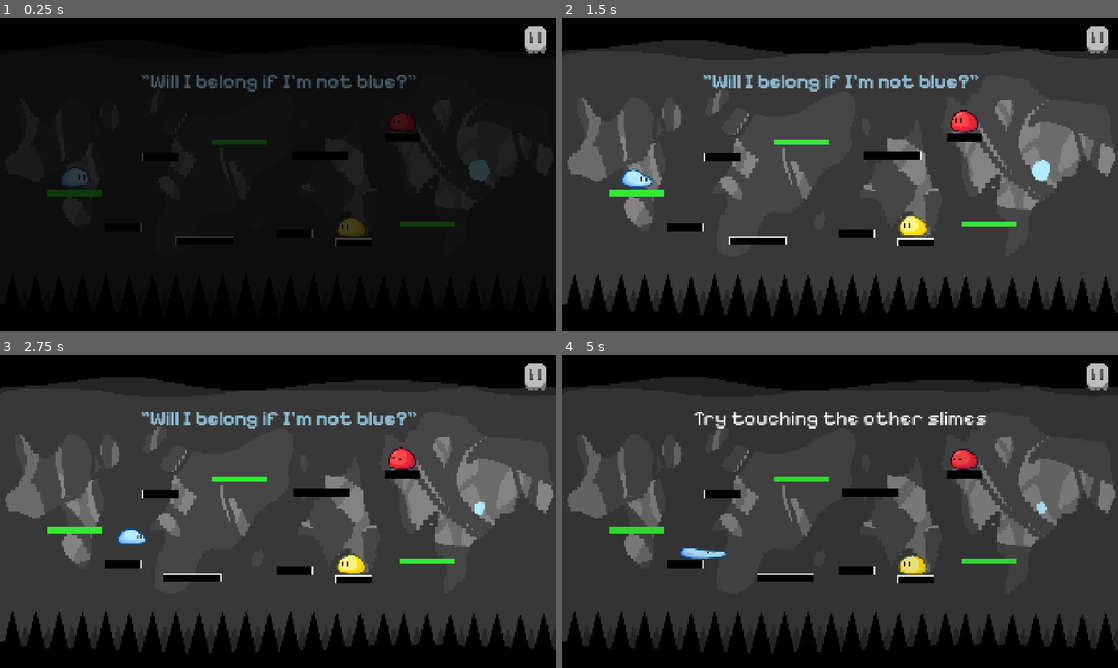
Above: before the commit, frames 1-4 (two rows, left to right).
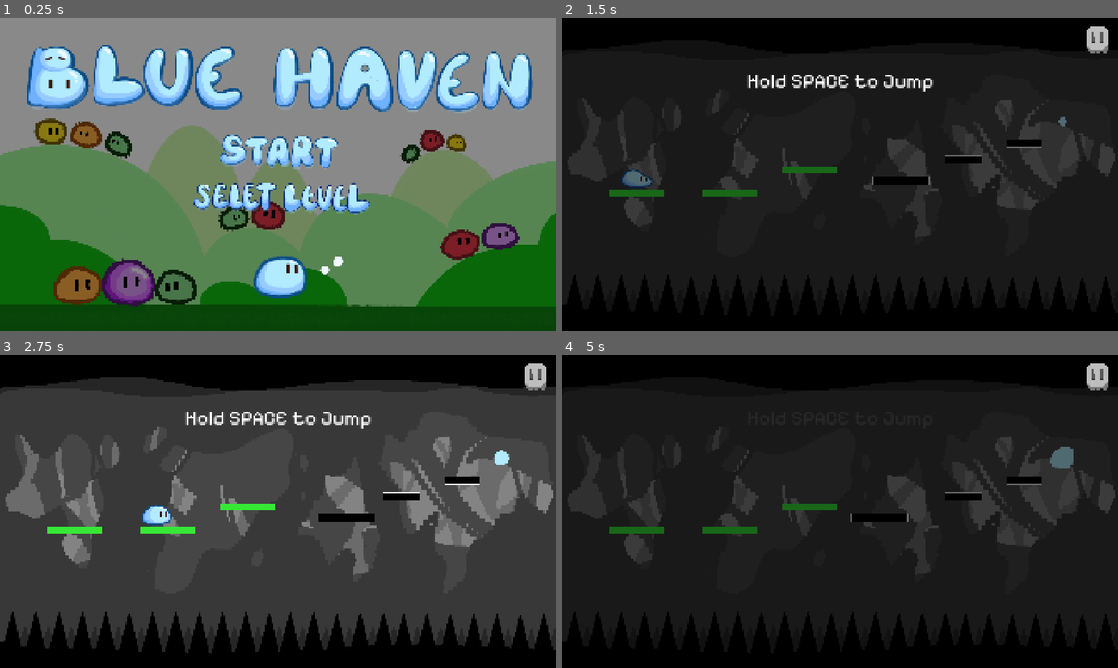
Above: after the commit, the same moments.

Repository: JianiLi98/Blue-Haven
Game: Godot game, scene res://scenes/start.tscn
The game is run twice, just before and just after one commit, with the same random seed, the same clock (stepped at 60 frames per second) and the same inputs. Before the commit the project starts from res://scenes/Main2.tscn.
Inputs (mouse positions are in pixels of both pictures, inside the frame that each line leads up to):
- Up to frame 1 (0.25 s): no input
- Up to frame 2 (1.5 s): click (840, 152) at 0.52 s; hold Up (ui_up) from 1.28 s (still down); hold Space (jump) from 1.28 s (still down)
- Up to frame 3 (2.75 s): keep holding Up (ui_up); release Space (jump) at 2.03 s; tap Space (jump) at 2.1, 2.27, 2.57 s
- Up to frame 4 (5 s): release Up (ui_up) at 2.78 s; hold Down (ui_down) 2.78-3.53 s; hold Space (jump) 2.78-3.53 s; hold Up (ui_up) from 3.53 s (still down); tap Space (jump) at 3.6, 3.77, 4.07 s; hold Space (jump) from 4.28 s (still down); tap Escape (ui_cancel) at 4.9 s

The runs differ from the first frame. In frame 1, 99% of the frame differs, in the area x 0-100%, y 0-100%; in frame 2, 75%; in frame 3, 5.4%; in frame 4, 75%.

Commit message:
added select-level menu

Diff:
--- /dev/null
+++ b/SelectLevel.tscn
@@ -0,0 +1,78 @@
+[gd_scene load_steps=10 format=3 uid="uid://cse6mpb178o3n"]
+
+[ext_resource type="Script" path="res://scripts/select_level.gd" id="1_3kmym"]
+[ext_resource type="Texture2D" uid="uid://daq34k4732ju6" path="res://assets/fonts/1.png" id="2_3kmym"]
+[ext_resource type="Texture2D" uid="uid://c15l1m75jwj83" path="res://assets/fonts/1_hover.png" id="3_skfyt"]
+[ext_resource type="Texture2D" uid="uid://bqxey6bhbtsed" path="res://assets/fonts/2.png" id="4_okid2"]
+[ext_resource type="Texture2D" uid="uid://yhbwxwch7g8f" path="res://assets/fonts/2_hover.png" id="5_mhxap"]
+[ext_resource type="Texture2D" uid="uid://xorc50ayc0xq" path="res://assets/fonts/3.png" id="6_61oc2"]
+[ext_resource type="Texture2D" uid="uid://bto2bc7rk3v81" path="res://assets/fonts/3_hover.png" id="7_8e6ej"]
+[ext_resource type="FontFile" uid="uid://bsijbqsdnsrt7" path="res://assets/PixelifySans-VariableFont_wght.ttf" id="8_3kmym"]
+
+[sub_resource type="StyleBoxFlat" id="StyleBoxFlat_3kmym"]
+bg_color = Color(0, 0.105882, 0.25098, 0.933333)
+
+[node name="LevelSelectUI" type="CanvasLayer"]
+script = ExtResource("1_3kmym")
+
+[node name="Dimmer" type="ColorRect" parent="."]
+visible = false
+anchors_preset = 15
+anchor_right = 1.0
+anchor_bottom = 1.0
+grow_horizontal = 2
+grow_vertical = 2
+color = Color(0, 0, 0, 0.556863)
+
+[node name="Panel" type="Panel" parent="."]
+anchors_preset = 8
+anchor_left = 0.5
+anchor_top = 0.5
+anchor_right = 0.5
+anchor_bottom = 0.5
+offset_left = -480.0
+offset_top = -228.0
+offset_right = 480.0
+offset_bottom = 308.0
+grow_horizontal = 2
+grow_vertical = 2
+theme_override_styles/panel = SubResource("StyleBoxFlat_3kmym")
+
+[node name="VBoxContainer" type="HBoxContainer" parent="Panel"]
+layout_mode = 1
+anchors_preset = -1
+anchor_left = 0.5
+anchor_top = 0.5
+anchor_right = 0.5
+anchor_bottom = 0.5
+offset_left = -301.0
+offset_top = -152.0
+offset_right = 299.0
+offset_bottom = 7.0
+theme_override_constants/separation = 180
+alignment = 1
+
+[node name="Level1Button" type="TextureButton" parent="Panel/VBoxContainer"]
+layout_mode = 2
+texture_normal = ExtResource("2_3kmym")
+texture_hover = ExtResource("3_skfyt")
+
+[node name="Level2Button" type="TextureButton" parent="Panel/VBoxContainer"]
+layout_mode = 2
+texture_normal = ExtResource("4_okid2")
+texture_hover = ExtResource("5_mhxap")
+
+[node name="Level3Button" type="TextureButton" parent="Panel/VBoxContainer"]
+layout_mode = 2
+texture_normal = ExtResource("6_61oc2")
+texture_hover = ExtResource("7_8e6ej")
+
+[node name="CloseButton" type="Button" parent="Panel"]
+layout_mode = 2
+offset_left = 339.0
+offset_top = 349.0
+offset_right = 619.0
+offset_bottom = 453.0
+theme_override_fonts/font = ExtResource("8_3kmym")
+theme_override_font_sizes/font_size = 75
+text = "Close"
--- a/project.godot
+++ b/project.godot
@@ -11,7 +11,7 @@
 [application]
 
 config/name="Slime-Go"
-run/main_scene="uid://c4y3o5dfbpjdw"
+run/main_scene="uid://dm4r7rd3gts8a"
 config/features=PackedStringArray("4.4", "Forward Plus")
 config/icon="res://icon.svg"
 
--- a/scenes/Main.tscn
+++ b/scenes/Main.tscn
@@ -13,6 +13,10 @@
 [ext_resource type="Texture2D" uid="uid://1df6vucyu8v7" path="res://assets/pause_pressed.png" id="10_wp0k4"]
 [ext_resource type="Texture2D" uid="uid://b2j42tbeimk5r" path="res://assets/pause_hover.png" id="11_wp0k4"]
 [ext_resource type="FontFile" uid="uid://bsijbqsdnsrt7" path="res://assets/PixelifySans-VariableFont_wght.ttf" id="12_bjd11"]
+[ext_resource type="Texture2D" uid="uid://bmtq82s5now1m" path="res://assets/fonts/continue.png" id="14_3p2gp"]
+[ext_resource type="Texture2D" uid="uid://b18npqdfr6tmc" path="res://assets/fonts/continue_hover.png" id="15_cvmbd"]
+[ext_resource type="Texture2D" uid="uid://bnxyepgy8w86c" path="res://assets/fonts/exit.png" id="16_ft6cd"]
+[ext_resource type="Texture2D" uid="uid://fm0lfwe1udxn" path="res://assets/fonts/exit_hover.png" id="17_bb450"]
 
 [sub_resource type="GDScript" id="GDScript_rarhs"]
 script/source = "extends TextureRect
@@ -155,25 +159,25 @@
 theme_override_font_sizes/font_size = 180
 text = "PAUSED"
 
-[node name="ContinueButton" type="Button" parent="PauseUI/Control/PausePanel"]
+[node name="ContinueButton" type="TextureButton" parent="PauseUI/Control/PausePanel"]
 layout_mode = 0
-offset_left = 728.0
-offset_top = 536.0
-offset_right = 1184.0
-offset_bottom = 664.0
-theme_override_fonts/font = ExtResource("12_bjd11")
-theme_override_font_sizes/font_size = 100
-text = "CONTINUE"
+offset_left = 710.0
+offset_top = 517.0
+offset_right = 1345.0
+offset_bottom = 677.0
+scale = Vector2(0.8, 0.8)
+texture_normal = ExtResource("14_3p2gp")
+texture_hover = ExtResource("15_cvmbd")
 
-[node name="ExitButton" type="Button" parent="PauseUI/Control/PausePanel"]
+[node name="ExitButton" type="TextureButton" parent="PauseUI/Control/PausePanel"]
 layout_mode = 0
-offset_left = 840.0
-offset_top = 656.0
-offset_right = 1064.0
-offset_bottom = 784.0
-theme_override_fonts/font = ExtResource("12_bjd11")
-theme_override_font_sizes/font_size = 100
-text = "EXIT"
+offset_left = 838.0
+offset_top = 658.0
+offset_right = 1168.0
+offset_bottom = 828.0
+scale = Vector2(0.75, 0.75)
+texture_normal = ExtResource("16_ft6cd")
+texture_hover = ExtResource("17_bb450")
 
 [connection signal="pressed" from="PauseUI/Control/PauseButton" to="PauseUI" method="pause"]
 [connection signal="pressed" from="PauseUI/Control/PauseButton" to="PauseUI" method="_on_pause_button_pressed"]
--- a/scenes/Main2.tscn
+++ b/scenes/Main2.tscn
@@ -17,6 +17,10 @@
 [ext_resource type="Script" uid="uid://blv0aunisrhw8" path="res://scenes/switch.gd" id="13_6ytyv"]
 [ext_resource type="SpriteFrames" uid="uid://ct7hef3jb2et7" path="res://tres/color.tres" id="13_m2ten"]
 [ext_resource type="Script" uid="uid://d384bap7hamwj" path="res://scenes/yellowswitch.gd" id="15_ffkxm"]
+[ext_resource type="Texture2D" uid="uid://bnxyepgy8w86c" path="res://assets/fonts/exit.png" id="18_orwa5"]
+[ext_resource type="Texture2D" uid="uid://fm0lfwe1udxn" path="res://assets/fonts/exit_hover.png" id="19_b3540"]
+[ext_resource type="Texture2D" uid="uid://bmtq82s5now1m" path="res://assets/fonts/continue.png" id="20_h0cpg"]
+[ext_resource type="Texture2D" uid="uid://b18npqdfr6tmc" path="res://assets/fonts/continue_hover.png" id="21_jyi5u"]
 
 [sub_resource type="CapsuleShape2D" id="CapsuleShape2D_m2ten"]
 radius = 91.0
@@ -189,25 +193,25 @@
 theme_override_font_sizes/font_size = 180
 text = "PAUSED"
 
-[node name="ContinueButton" type="Button" parent="PauseUI/Control/PausePanel"]
+[node name="ExitButton" type="TextureButton" parent="PauseUI/Control/PausePanel"]
 layout_mode = 0
-offset_left = 728.0
-offset_top = 536.0
-offset_right = 1184.0
-offset_bottom = 664.0
-theme_override_fonts/font = ExtResource("6_tyifh")
-theme_override_font_sizes/font_size = 100
-text = "CONTINUE"
-
-[node name="ExitButton" type="Button" parent="PauseUI/Control/PausePanel"]
+offset_left = 838.0
+offset_top = 658.0
+offset_right = 1168.0
+offset_bottom = 828.0
+scale = Vector2(0.75, 0.75)
+texture_normal = ExtResource("18_orwa5")
+texture_hover = ExtResource("19_b3540")
+
+[node name="ContinueButton" type="TextureButton" parent="PauseUI/Control/PausePanel"]
 layout_mode = 0
-offset_left = 840.0
-offset_top = 656.0
-offset_right = 1064.0
-offset_bottom = 784.0
-theme_override_fonts/font = ExtResource("6_tyifh")
-theme_override_font_sizes/font_size = 100
-text = "EXIT"
+offset_left = 710.0
+offset_top = 517.0
+offset_right = 1345.0
+offset_bottom = 677.0
+scale = Vector2(0.8, 0.8)
+texture_normal = ExtResource("20_h0cpg")
+texture_hover = ExtResource("21_jyi5u")
 
 [node name="Tutorial" type="CanvasLayer" parent="."]
 
--- a/scenes/Main3.tscn
+++ b/scenes/Main3.tscn
@@ -15,6 +15,10 @@
 [ext_resource type="FontFile" uid="uid://bsijbqsdnsrt7" path="res://assets/PixelifySans-VariableFont_wght.ttf" id="6_dyhkj"]
 [ext_resource type="Script" uid="uid://d1onns4tt5yyj" path="res://scripts/portal.gd" id="8_dyhkj"]
 [ext_resource type="SpriteFrames" uid="uid://dy5bhua8b83xg" path="res://tres/light.tres" id="9_5ab4h"]
+[ext_resource type="Texture2D" uid="uid://bmtq82s5now1m" path="res://assets/fonts/continue.png" id="14_ovfy1"]
+[ext_resource type="Texture2D" uid="uid://b18npqdfr6tmc" path="res://assets/fonts/continue_hover.png" id="15_2df5v"]
+[ext_resource type="Texture2D" uid="uid://bnxyepgy8w86c" path="res://assets/fonts/exit.png" id="16_hbsol"]
+[ext_resource type="Texture2D" uid="uid://fm0lfwe1udxn" path="res://assets/fonts/exit_hover.png" id="17_netlo"]
 
 [sub_resource type="CapsuleShape2D" id="CapsuleShape2D_f3j86"]
 radius = 72.0
@@ -76,6 +80,7 @@
 
 [node name="PauseUI" type="CanvasLayer" parent="." node_paths=PackedStringArray("pause_panel")]
 process_mode = 3
+layer = 5
 script = ExtResource("2_63bjv")
 pause_panel = NodePath("Control/PausePanel")
 
@@ -125,25 +130,25 @@
 theme_override_font_sizes/font_size = 180
 text = "PAUSED"
 
-[node name="ContinueButton" type="Button" parent="PauseUI/Control/PausePanel"]
+[node name="ContinueButton" type="TextureButton" parent="PauseUI/Control/PausePanel"]
 layout_mode = 0
-offset_left = 728.0
-offset_top = 536.0
-offset_right = 1184.0
-offset_bottom = 664.0
-theme_override_fonts/font = ExtResource("6_dyhkj")
-theme_override_font_sizes/font_size = 100
-text = "CONTINUE"
-
-[node name="ExitButton" type="Button" parent="PauseUI/Control/PausePanel"]
+offset_left = 710.0
+offset_top = 517.0
+offset_right = 1345.0
+offset_bottom = 677.0
+scale = Vector2(0.8, 0.8)
+texture_normal = ExtResource("14_ovfy1")
+texture_hover = ExtResource("15_2df5v")
+
+[node name="ExitButton" type="TextureButton" parent="PauseUI/Control/PausePanel"]
 layout_mode = 0
-offset_left = 840.0
-offset_top = 656.0
-offset_right = 1064.0
-offset_bottom = 784.0
-theme_override_fonts/font = ExtResource("6_dyhkj")
-theme_override_font_sizes/font_size = 100
-text = "EXIT"
+offset_left = 838.0
+offset_top = 658.0
+offset_right = 1168.0
+offset_bottom = 828.0
+scale = Vector2(0.75, 0.75)
+texture_normal = ExtResource("16_hbsol")
+texture_hover = ExtResource("17_netlo")
 
 [node name="Portal" type="Area2D" parent="."]
 script = ExtResource("8_dyhkj")
@@ -186,15 +191,14 @@
 
 [node name="TutorialLabel2" type="Label" parent="Tutorial"]
 visible = false
-offset_left = 425.0
-offset_top = 462.0
-offset_right = 1441.0
-offset_bottom = 635.0
+offset_left = 320.0
+offset_top = 504.0
+offset_right = 1598.0
+offset_bottom = 677.0
 size_flags_horizontal = 4
 theme_override_fonts/font = ExtResource("6_dyhkj")
 theme_override_font_sizes/font_size = 70
-text = "Press DOWN/UP to flip
-between worlds"
+text = "Press DOWN/UP to flip between worlds"
 horizontal_alignment = 1
 
 [connection signal="pressed" from="PauseUI/Control/PauseButton" to="PauseUI" method="pause"]
--- /dev/null
+++ b/scenes/SelectLevel.tscn
@@ -0,0 +1,78 @@
+[gd_scene load_steps=10 format=3 uid="uid://pbpn5xwc4x8e"]
+
+[ext_resource type="Script" uid="uid://cs4smhn348thn" path="res://select_level.gd" id="1_3ju6n"]
+[ext_resource type="Texture2D" uid="uid://daq34k4732ju6" path="res://assets/fonts/1.png" id="2_3kmym"]
+[ext_resource type="Texture2D" uid="uid://c15l1m75jwj83" path="res://assets/fonts/1_hover.png" id="3_skfyt"]
+[ext_resource type="Texture2D" uid="uid://bqxey6bhbtsed" path="res://assets/fonts/2.png" id="4_okid2"]
+[ext_resource type="Texture2D" uid="uid://yhbwxwch7g8f" path="res://assets/fonts/2_hover.png" id="5_mhxap"]
+[ext_resource type="Texture2D" uid="uid://xorc50ayc0xq" path="res://assets/fonts/3.png" id="6_61oc2"]
+[ext_resource type="Texture2D" uid="uid://bto2bc7rk3v81" path="res://assets/fonts/3_hover.png" id="7_8e6ej"]
+[ext_resource type="FontFile" uid="uid://bsijbqsdnsrt7" path="res://assets/PixelifySans-VariableFont_wght.ttf" id="8_3kmym"]
+
+[sub_resource type="StyleBoxFlat" id="StyleBoxFlat_3kmym"]
+bg_color = Color(0, 0.105882, 0.25098, 0.933333)
+
+[node name="LevelSelectUI" type="CanvasLayer"]
+script = ExtResource("1_3ju6n")
+
+[node name="Dimmer" type="ColorRect" parent="."]
+visible = false
+anchors_preset = 15
+anchor_right = 1.0
+anchor_bottom = 1.0
+grow_horizontal = 2
+grow_vertical = 2
+color = Color(0, 0, 0, 0.556863)
+
+[node name="Panel" type="Panel" parent="."]
+anchors_preset = 8
+anchor_left = 0.5
+anchor_top = 0.5
+anchor_right = 0.5
+anchor_bottom = 0.5
+offset_left = -480.0
+offset_top = -228.0
+offset_right = 480.0
+offset_bottom = 308.0
+grow_horizontal = 2
+grow_vertical = 2
+theme_override_styles/panel = SubResource("StyleBoxFlat_3kmym")
+
+[node name="VBoxContainer" type="HBoxContainer" parent="Panel"]
+layout_mode = 1
+anchors_preset = -1
+anchor_left = 0.5
+anchor_top = 0.5
+anchor_right = 0.5
+anchor_bottom = 0.5
+offset_left = -301.0
+offset_top = -152.0
+offset_right = 299.0
+offset_bottom = 7.0
+theme_override_constants/separation = 180
+alignment = 1
+
+[node name="Level1Button" type="TextureButton" parent="Panel/VBoxContainer"]
+layout_mode = 2
+texture_normal = ExtResource("2_3kmym")
+texture_hover = ExtResource("3_skfyt")
+
+[node name="Level2Button" type="TextureButton" parent="Panel/VBoxContainer"]
+layout_mode = 2
+texture_normal = ExtResource("4_okid2")
+texture_hover = ExtResource("5_mhxap")
+
+[node name="Level3Button" type="TextureButton" parent="Panel/VBoxContainer"]
+layout_mode = 2
+texture_normal = ExtResource("6_61oc2")
+texture_hover = ExtResource("7_8e6ej")
+
+[node name="CloseButton" type="Button" parent="Panel"]
+layout_mode = 2
+offset_left = 339.0
+offset_top = 349.0
+offset_right = 619.0
+offset_bottom = 453.0
+theme_override_fonts/font = ExtResource("8_3kmym")
+theme_override_font_sizes/font_size = 75
+text = "Close"
--- a/scenes/end.tscn
+++ b/scenes/end.tscn
@@ -52,7 +52,7 @@
 theme_override_colors/font_outline_color = Color(0.0705882, 0.321569, 0.533333, 1)
 theme_override_fonts/font = ExtResource("1_o5lv4")
 theme_override_font_sizes/font_size = 70
-text = "Jump to go home"
+text = "Jump ahead to go home"
 horizontal_alignment = 1
 
 [node name="oceanBottom" type="Sprite2D" parent="."]
--- a/scenes/moving_platform.tscn
+++ b/scenes/moving_platform.tscn
@@ -8,6 +8,21 @@
 "points": PackedVector2Array(0, 0, 0, 0, 0, 0, 0, 0, 0, 0, 134, 2, 0, 0, 0, 0, -145, 0)
 }
 point_count = 3
+
+[sub_resource type="Animation" id="Animation_afg43"]
+length = 0.001
+tracks/0/type = "value"
+tracks/0/imported = false
+tracks/0/enabled = true
+tracks/0/path = NodePath("Path2D/PathFollow2D:h_offset")
+tracks/0/interp = 1
+tracks/0/loop_wrap = true
+tracks/0/keys = {
+"times": PackedFloat32Array(0),
+"transitions": PackedFloat32Array(1),
+"update": 0,
+"values": [0.0]
+}
 
 [sub_resource type="Animation" id="Animation_mb26n"]
 resource_name = "default"
@@ -24,21 +39,6 @@
 "transitions": PackedFloat32Array(1, 1, 1),
 "update": 0,
 "values": [0.0, 60.0, -60.0]
-}
-
-[sub_resource type="Animation" id="Animation_afg43"]
-length = 0.001
-tracks/0/type = "value"
-tracks/0/imported = false
-tracks/0/enabled = true
-tracks/0/path = NodePath("Path2D/PathFollow2D:h_offset")
-tracks/0/interp = 1
-tracks/0/loop_wrap = true
-tracks/0/keys = {
-"times": PackedFloat32Array(0),
-"transitions": PackedFloat32Array(1),
-"update": 0,
-"values": [0.0]
 }
 
 [sub_resource type="AnimationLibrary" id="AnimationLibrary_pgg5x"]
--- a/scenes/start.tscn
+++ b/scenes/start.tscn
@@ -14,6 +14,9 @@
 [ext_resource type="Texture2D" uid="uid://cnysm5uw8bjly" path="res://assets/未命名作品 4.png" id="10_m8nf6"]
 [ext_resource type="Texture2D" uid="uid://c2jpj6yhlcrya" path="res://assets/hover.png" id="11_1nvso"]
 [ext_resource type="Texture2D" uid="uid://ceper38e1xkde" path="res://assets/normal.png" id="11_pgjjs"]
+[ext_resource type="Texture2D" uid="uid://dq2y748cepmew" path="res://assets/fonts/select.png" id="15_n0tym"]
+[ext_resource type="Texture2D" uid="uid://hc33566w4t2g" path="res://assets/fonts/select_hover.png" id="16_8jfef"]
+[ext_resource type="PackedScene" uid="uid://cse6mpb178o3n" path="res://SelectLevel.tscn" id="17_8jfef"]
 
 [sub_resource type="CircleShape2D" id="CircleShape2D_y16t7"]
 radius = 76.9415
@@ -138,12 +141,25 @@
 texture = ExtResource("10_m8nf6")
 
 [node name="TextureButton" type="TextureButton" parent="ui/start"]
-offset_left = 682.0
-offset_top = 250.0
-offset_right = 1277.0
-offset_bottom = 460.0
-scale = Vector2(0.9, 0.9)
+offset_left = 710.0
+offset_top = 134.0
+offset_right = 1305.0
+offset_bottom = 344.0
+scale = Vector2(0.8, 0.8)
 texture_normal = ExtResource("11_pgjjs")
 texture_hover = ExtResource("11_1nvso")
 
+[node name="LevelSelectButton" type="TextureButton" parent="ui/start"]
+offset_left = 635.0
+offset_top = 296.0
+offset_right = 1431.0
+offset_bottom = 486.0
+scale = Vector2(0.8, 0.8)
+texture_normal = ExtResource("15_n0tym")
+texture_hover = ExtResource("16_8jfef")
+
+[node name="LevelSelectUI" parent="." instance=ExtResource("17_8jfef")]
+visible = false
+
 [connection signal="pressed" from="ui/start/TextureButton" to="ui/start" method="_on_texture_button_pressed"]
+[connection signal="pressed" from="ui/start/LevelSelectButton" to="." method="_on_SelectLevelButton_pressed"]
--- a/scenes/switch.gd
+++ b/scenes/switch.gd
@@ -1,6 +1,6 @@
 extends Area2D
 
-@export var target_anim: StringName = &"purple"   # 撻红→紫
+@export var target_anim: StringName = &"purple"   # 撞红→紫
 @export var effect_anim: StringName = &"color"
 @export var hide_player_during_fx := true
 @export var delay_seconds := 2
@@ -25,8 +25,6 @@
 		fx.animation_finished.connect(_on_fx_done)
 
 func _on_enter(b: Node) -> void:
-	if _done:
-		return
 
 	if not b.has_method("set_idle_palette"):
 		push_warning("body 没有 set_idle_palette(): %s" % b.name)
@@ -36,28 +34,14 @@
 
 	player = b
 	shape.disabled = true
-
-	# 锁定玩家控制（播放特效期间禁止一切操作）
-	if player.has_method("lock_controls"):
-		player.call("lock_controls", true)
-
 	if vis:
 		vis.visible = false
 	if hide_player_during_fx:
 		player.visible = false
 
-	var n2d := player as Node2D
-	if n2d:
-		reappear_pos = n2d.global_position
-	else:
-		reappear_pos = global_position
+	reappear_pos = (player as Node2D).global_position
 
-	var has_color_fx := false
-	if fx and fx.sprite_frames:
-		if fx.sprite_frames.has_animation(effect_anim):
-			has_color_fx = true
-
-	if has_color_fx:
+	if fx and fx.sprite_frames and fx.sprite_frames.has_animation(effect_anim):
 		fx.sprite_frames.set_animation_loop(effect_anim, true)
 		fx.global_position = reappear_pos
 		fx.visible = true
@@ -78,14 +62,14 @@
 	pass
 
 func _apply_and_cleanup() -> void:
+
 	if fx:
 		fx.visible = false
-
 	if is_instance_valid(player):
-		var n2d := player as Node2D
+		var n2d = player as Node2D
 		if n2d:
 			n2d.global_position = reappear_pos
-		var body := player as CharacterBody2D
+		var body = player as CharacterBody2D
 		if body:
 			body.velocity = Vector2.ZERO
 
@@ -93,37 +77,30 @@
 		player.call("set_idle_palette", target_anim)
 
 		# 2) BlueAnim 绝对 1.0 并锁脚底
-		var blue := (player as Node).get_node_or_null("BlueAnim") as AnimatedSprite2D
+		var blue = (player as Node).get_node_or_null("BlueAnim") as AnimatedSprite2D
 		if blue:
 			_scale_keep_feet_world(blue, target_anim, 1.0)
 
 		# 3) JumpAnim 绝对 2.0 并锁脚底（以 pur_jump 为基准；若没有则退回 jump）
-		var jump := (player as Node).get_node_or_null("JumpAnim") as AnimatedSprite2D
+		var jump = (player as Node).get_node_or_null("JumpAnim") as AnimatedSprite2D
 		if jump:
-			var basis_anim := "jump"
-			if jump.sprite_frames:
-				if jump.sprite_frames.has_animation("pur_jump"):
-					basis_anim = "pur_jump"
+			#SoundManager.stop_sfx("jump")
+			#SoundManager.play_sfx("heavyJump")
+			var basis_anim = "jump"
+			if jump.sprite_frames and jump.sprite_frames.has_animation("pur_jump"):
+				basis_anim = "pur_jump"
 			_scale_keep_feet_world(jump, basis_anim, 2.0)
 
 		# 缩放会改变脚底高度 → 缩放后立即对齐当前状态（可选但更稳）
 		if player.has_method("align_jump_to_idle_baseline_current"):
 			player.call("align_jump_to_idle_baseline_current")
 
-		# 显示玩家
 		player.visible = true
-
-		# 解锁玩家控制
-		if player.has_method("lock_controls"):
-			player.call("lock_controls", false)
-
 	queue_free()
 
 # 绝对缩放到 target_scale，并保持“脚底 y”不变
 func _scale_keep_feet_world(spr, anim, target_scale) -> void:
-	if spr == null:
-		return
-	if spr.sprite_frames == null:
+	if spr == null or spr.sprite_frames == null:
 		return
 	if not spr.sprite_frames.has_animation(anim):
 		return
--- a/scenes/yellowswitch.gd
+++ b/scenes/yellowswitch.gd
@@ -38,10 +38,6 @@
 	if hide_player_during_fx:
 		player.visible = false
 
-	# ★ 锁定玩家控制（特效期间禁止任何操作）
-	if player.has_method("lock_controls"):
-		player.call("lock_controls", true)
-
 	reappear_pos = (player as Node2D).global_position
 
 	if fx and fx.sprite_frames and fx.sprite_frames.has_animation(effect_anim):
@@ -78,7 +74,7 @@
 		# 1) 切到 green（Player 内部会把 charge/jump 切到 green_char/green_jump）
 		player.call("set_idle_palette", target_anim)
 
-		# 2) BlueAnim 绝对 1.0 并锁脚底（你的版本是 1.2，这里保持 1.2）
+		# 2) BlueAnim 绝对 1.0 并锁脚底
 		var blue = (player as Node).get_node_or_null("BlueAnim") as AnimatedSprite2D
 		if blue:
 			_scale_keep_feet_world(blue, target_anim, 1.2)
@@ -96,11 +92,6 @@
 			player.call("align_jump_to_idle_baseline_current")
 
 		player.visible = true
-
-		# ★ 解锁玩家控制（特效结束）
-		if player.has_method("lock_controls"):
-			player.call("lock_controls", false)
-
 	queue_free()
 
 # 绝对缩放到 target_scale，并保持“脚底 y”不变
--- a/scripts/Main2.gd
+++ b/scripts/Main2.gd
@@ -12,6 +12,9 @@
 
 func _ready() -> void:
 	player = $Player
+
+	SoundManager.play_bgm(preload("res://assets/sound/forest.mp3"))
+
 
 	# 新场景开始时全黑
 	fade_rect.color = Color(0, 0, 0, 1)
@@ -98,4 +101,3 @@
 	await tw2.finished
 
 	tutorial2.visible = false
-# Replace with function body.
--- a/scripts/pause_menu.gd
+++ b/scripts/pause_menu.gd
@@ -21,3 +21,7 @@
 
 func _on_pause_button_pressed() -> void:
 	pause()
+
+
+func _on_continue_button_pressed() -> void:
+	pass # Replace with function body.
--- /dev/null
+++ b/scripts/select_level.gd
@@ -0,0 +1,66 @@
+extends CanvasLayer
+
+@onready var dimmer: ColorRect      = $Dimmer
+@onready var panel: Control         = $Panel
+@onready var btn_l1: TextureButton  = $Panel/VBoxContainer/Level1Button
+@onready var btn_l2: TextureButton  = $Panel/VBoxContainer/Level2Button
+@onready var btn_l3: TextureButton  = $Panel/VBoxContainer/Level3Button
+@onready var btn_back: Button       = $Panel/CloseButton
+
+# 你的关卡路径（按你工程实际改）
+const LV1 := "res://scenes/Main.tscn"
+const LV2 := "res://scenes/Main2.tscn"
+const LV3 := "res://scenes/Main3.tscn"
+
+func _ready() -> void:
+	# 初始隐藏+透明（为了淡入）
+	visible = false
+	dimmer.modulate.a = 0.0
+	panel.modulate.a = 0.0
+
+	# 连接按钮
+	btn_l1.pressed.connect(_on_l1)
+	btn_l2.pressed.connect(_on_l2)
+	btn_l3.pressed.connect(_on_l3)
+	btn_back.pressed.connect(hide_menu)
+
+func show_menu() -> void:
+	# 像 PauseMenu 一样的打开效果
+	if not visible:
+		visible = true
+	SoundManager.play_sfx("button")
+
+	# 拦截点击
+	dimmer.mouse_filter = Control.MOUSE_FILTER_STOP
+
+	var tw = create_tween()
+	tw.set_parallel(true)
+	tw.tween_property(dimmer, "modulate:a", 0.65, 0.15)
+	tw.tween_property(panel,  "modulate:a", 1.00, 0.15)
+
+func hide_menu() -> void:
+	SoundManager.play_sfx("button")
+	var tw = create_tween()
+	tw.set_parallel(true)
+	tw.tween_property(panel,  "modulate:a", 0.0, 0.12)
+	tw.tween_property(dimmer, "modulate:a", 0.0, 0.12)
+	await tw.finished
+	visible = false
+
+# 可选：Esc 关闭
+func _unhandled_input(event: InputEvent) -> void:
+	if visible and event.is_action_pressed("ui_cancel"):
+		hide_menu()
+
+# --- 跳关 ---
+func _on_l1() -> void:
+	SoundManager.play_sfx("button")
+	get_tree().change_scene_to_file(LV1)
+
+func _on_l2() -> void:
+	SoundManager.play_sfx("button")
+	get_tree().change_scene_to_file(LV2)
+
+func _on_l3() -> void:
+	SoundManager.play_sfx("button")
+	get_tree().change_scene_to_file(LV3)
--- a/scripts/start_screen.gd
+++ b/scripts/start_screen.gd
@@ -3,10 +3,22 @@
 @export var bgm: AudioStream
 @export var bgm_offset := 6
 
+
+@onready var level_select: CanvasLayer = $LevelSelectUI
+@onready var select_btn: TextureButton = $ui/start/LevelSelectButton
+
 func _ready() -> void:
 	if bgm:
 		SoundManager.play_bgm(bgm, bgm_offset)
 
+	select_btn.pressed.connect(func():
+		level_select.show_menu()
+	)
+
 func _process(delta: float) -> void:
 	if Input.is_action_just_pressed("ui_cancel"):
 		get_tree().paused = true
+
+
+func _on_SelectLevelButton_pressed() -> void:
+	pass # Replace with function body.
Binary file added: Blue-Haven-Export/index.apple-touch-icon.png
Not shown, added: Blue-Haven-Export/index.apple-touch-icon.png.import
Binary file added: Blue-Haven-Export/index.icon.png
Not shown, added: Blue-Haven-Export/index.icon.png.import
Binary file added: Blue-Haven-Export/index.png
Not shown, added: Blue-Haven-Export/index.png.import
Binary file added: assets/fonts/1.png
Not shown, added: assets/fonts/1.png.import
Binary file added: assets/fonts/1_hover.png
Not shown, added: assets/fonts/1_hover.png.import
Binary file added: assets/fonts/2.png
Not shown, added: assets/fonts/2.png.import
(and 29 more such lines)
